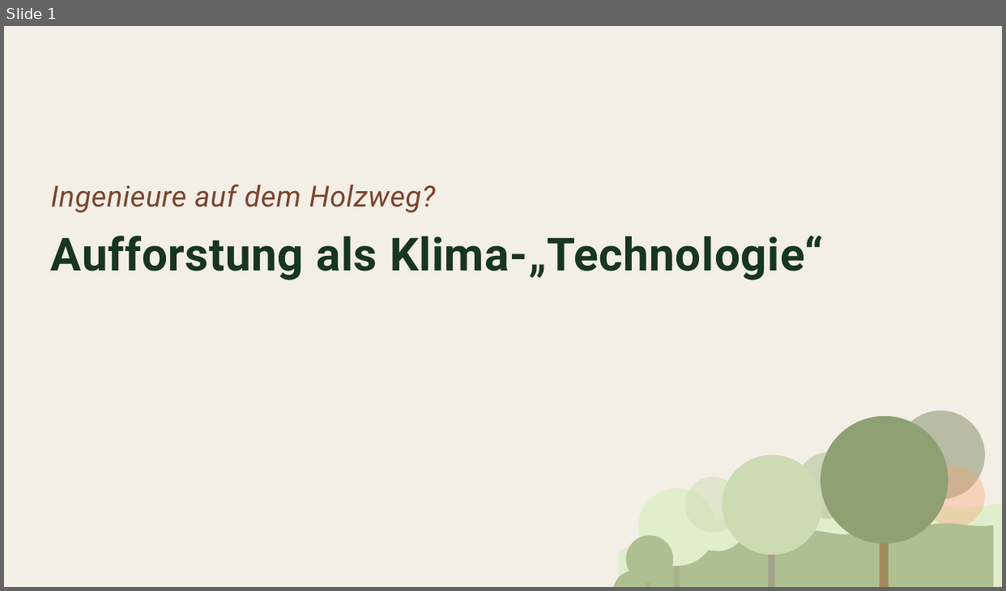
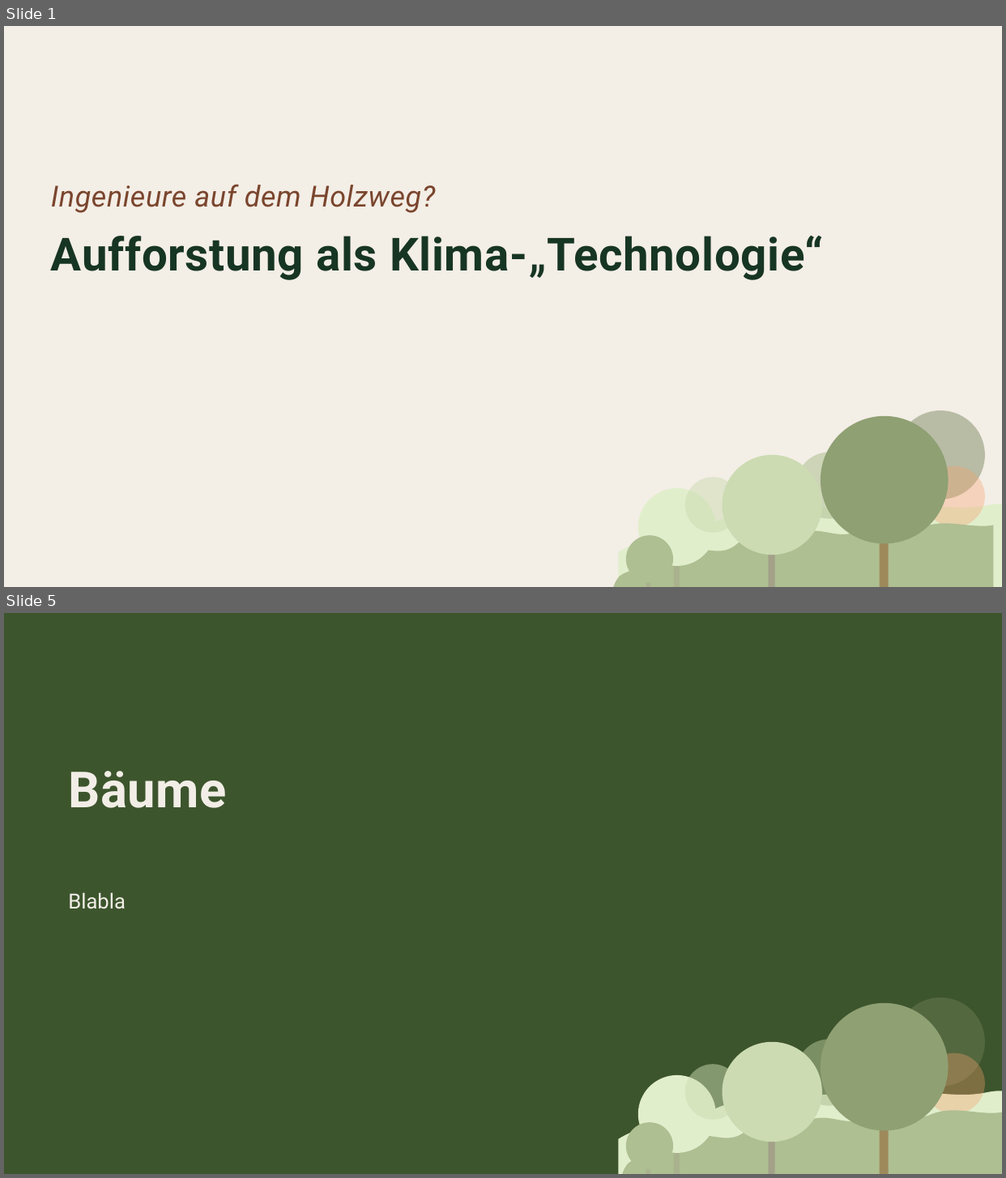
Before and after one commit to TimoDiepers/woodway, a slide deck: docs/slides/dissvortrag.pptx. Shown one above the other, each under a label of ours: slide 1 before the commit, slides 1 and 5 after it; the slides between them are not shown. The pictures are 1006x591 and 1006x1178 pixels, drawn with LibreOffice and Linux fonts; fonts in the diff are those of the drawing; background and template pictures are left out. Boxes give left, top, right and bottom in pixels: in the first picture for what was removed or moved away, otherwise in the second. Text is boxed around its words. In the diff, an @@ line names an element or a change of style, - is before the commit and + after.

```diff
--- a/docs/slides/dissvortrag.pptx
+++ b/docs/slides/dissvortrag.pptx
@@ slide 5 added at (x1=4, y1=613, x2=1002, y2=1174), background #3D552D; not listed: 13 template elements that a slide beside it also shows @@
@@ title added at (x1=68, y1=771, x2=227, y2=808), 48 pt, text #F2EEE7, bold @@
+Bäume
@@ subtitle added at (x1=68, y1=892, x2=126, y2=909), 20 pt, text #F2EEE7 @@
+Blabla
@@ freeform shape added at (x1=622, y1=1111, x2=1002, y2=1174), fill #AEBF92 @@
```
Also in this commit, not shown: 17 slides changed, 47 other slides added, 5 slides removed, 4 other files.
